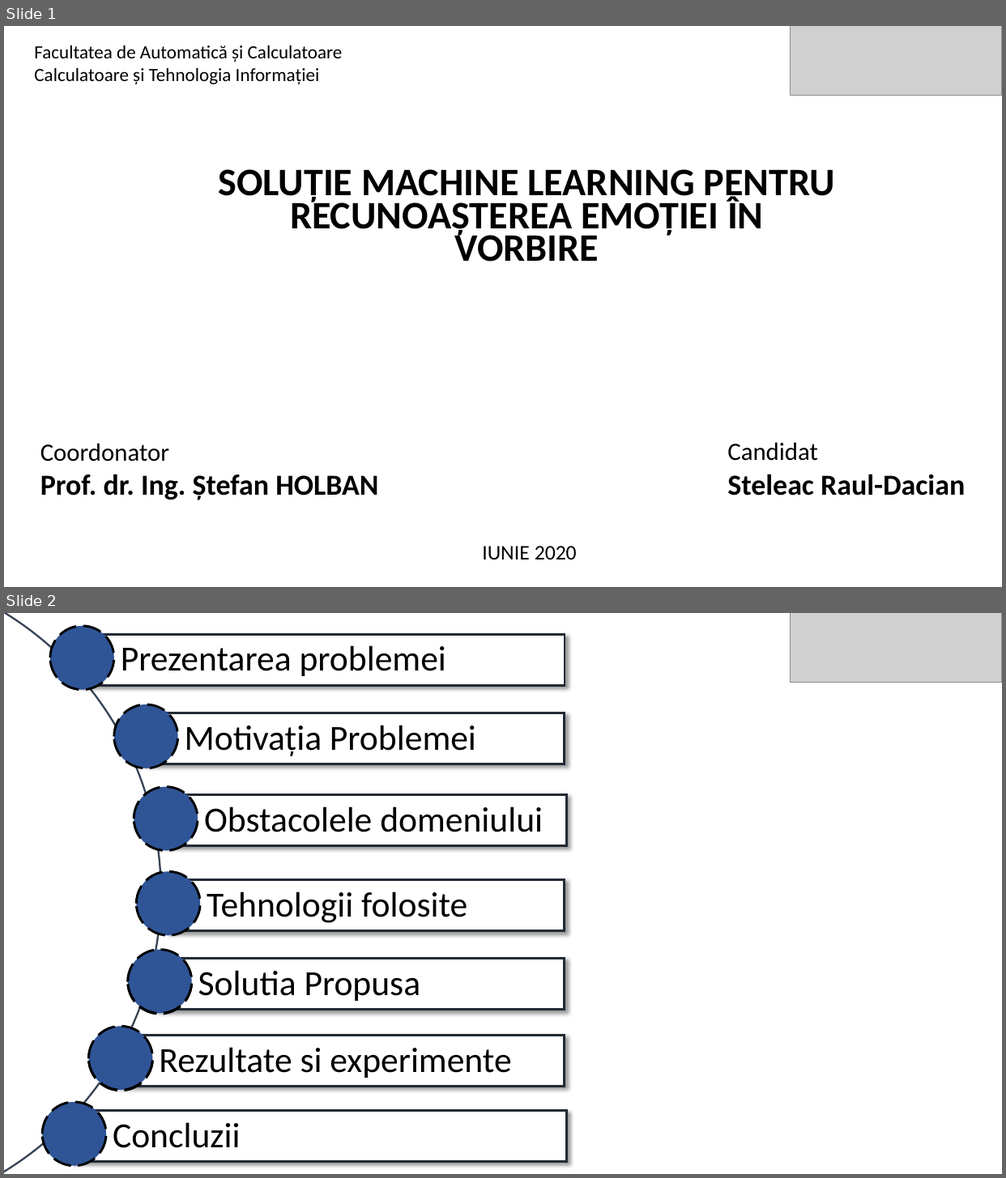
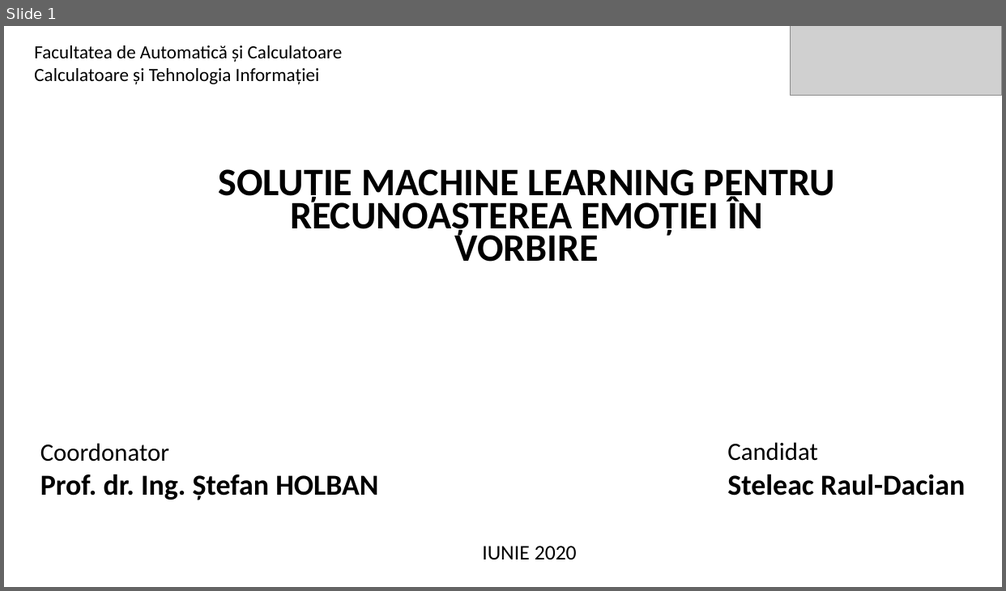
Before and after one commit to raulsteleac/Speech_Emotion_Recognition, a slide deck: LucrareLicenta/PrezentareLucrare.pptx. Shown one above the other, each under a label of ours: slides 1 and 2 before the commit, slide 1 after it. The pictures are 1006x1178 and 1006x591 pixels, drawn with LibreOffice and Linux fonts; fonts in the diff are those of the drawing; grey boxes stand for pictures. Boxes give left, top, right and bottom in pixels: in the first picture for what was removed or moved away, otherwise in the second. Text is boxed around its words. In the diff, an @@ line names an element or a change of style, - is before the commit and + after.

```diff
--- a/LucrareLicenta/PrezentareLucrare.pptx
+++ b/LucrareLicenta/PrezentareLucrare.pptx
@@ slide 2 removed at (4, 613, 1002, 1174), background #FFFFFF @@
@@ arch (boxed as its full ring) removed at (4, 613, 162, 1174) @@
@@ ellipse removed at (50, 626, 114, 689) @@
@@ freeform shape removed at (79, 634, 564, 685) @@
-Prezentarea problemei
@@ picture removed at (790, 613, 1002, 683) @@
@@ ellipse removed at (114, 705, 177, 768) @@
@@ freeform shape removed at (144, 713, 565, 764) @@
-Motivația Problemei
@@ ellipse removed at (134, 786, 197, 850) @@
@@ freeform shape removed at (164, 795, 566, 845) @@
-Obstacolele domeniului
@@ ellipse removed at (137, 872, 200, 935) @@
@@ freeform shape removed at (167, 880, 565, 931) @@
-Tehnologii folosite
@@ ellipse removed at (127, 951, 191, 1014) @@
@@ ellipse removed at (127, 950, 191, 1013) @@
@@ freeform shape removed at (157, 959, 565, 1010) @@
-Solutia Propusa
@@ ellipse removed at (88, 1027, 152, 1091) @@
@@ ellipse removed at (88, 1026, 152, 1090) @@
@@ freeform shape removed at (118, 1035, 565, 1086) @@
-Rezultate si experimente
@@ ellipse removed at (42, 1102, 106, 1166) @@
@@ freeform shape removed at (72, 1111, 567, 1161) @@
-Concluzii
```
Also in this commit, not shown: 10 slides changed, 2 slides added, 4 other slides removed, 1 other file.
